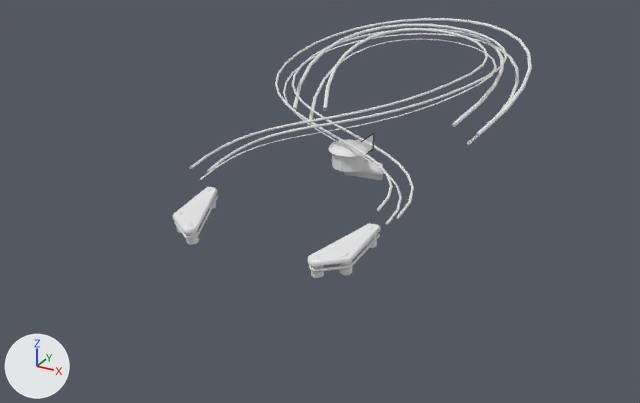
The Blender file data/pinball.blend, before and after one commit.
Before and after are seen from a 50 mm lens placed at (0.651, -1.289, 0.564), pointed at (-0.036, -0.042, -0.06). Arrows for +X, +Y and +Z are at lower left; the lights stay in place. Mesh edges are drawn as thin lines on the coarser meshes. The same objects are shown in both versions, whatever each file hides. Materials are left out; every surface is plain grey.

Before the edit, the objects in view are built like this:
```python
ob_ramp_left = bpy.data.objects.new('ramp-left', cu_beziercurve_014)
ob_ramp_left.location = (0.0, 0.0, 0.0)
ob_ramp_left.scale = (-1.0, 1.0, 1.0)
ob_ramp_right = bpy.data.objects.new('ramp-right', cu_beziercurve_013)
ob_ramp_right.location = (0.0, 0.0, 0.0)
ob_ramp_right.rotation_euler = (0.122, 0.0, 0.0)  # degrees (7, 0, 0)
ob_right_damper = bpy.data.objects.new('right_damper', me_plane_029)
ob_right_damper.location = (0.0, 0.0, 0.0)
ob_right_damper.rotation_euler = (0.122, 0.0, 0.0)  # degrees (7, 0, 0)
# also in view: 'bumper' at (0.0, 0.0, 0.019); 'left_damper' at (-0.127, -0.266, -0.017)
```
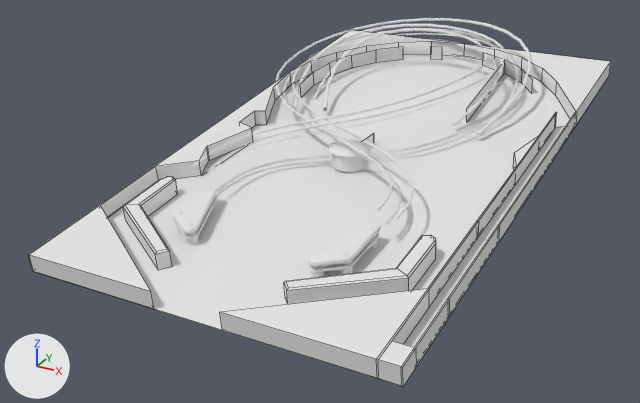
What changed in the scene script:
```text
Add me_plane_048_1:
    me_plane_048_1.from_pydata(...)  # 174 vertices, 112 faces, 3 loose edges; spans x -0.283..0.315, y -0.478..0.557, z -0.058..0.098
Add ob_mainframe:
    ob_mainframe = bpy.data.objects.new('mainFrame', me_plane_048_1)
    ob_mainframe.location = (0.0, 0.0, 0.0)
```

Location of each change, (x1, y1, x2, y2) in pixels of the pictures (640 x 403 px):
'mainFrame', added: after (28, 31, 611, 386)
